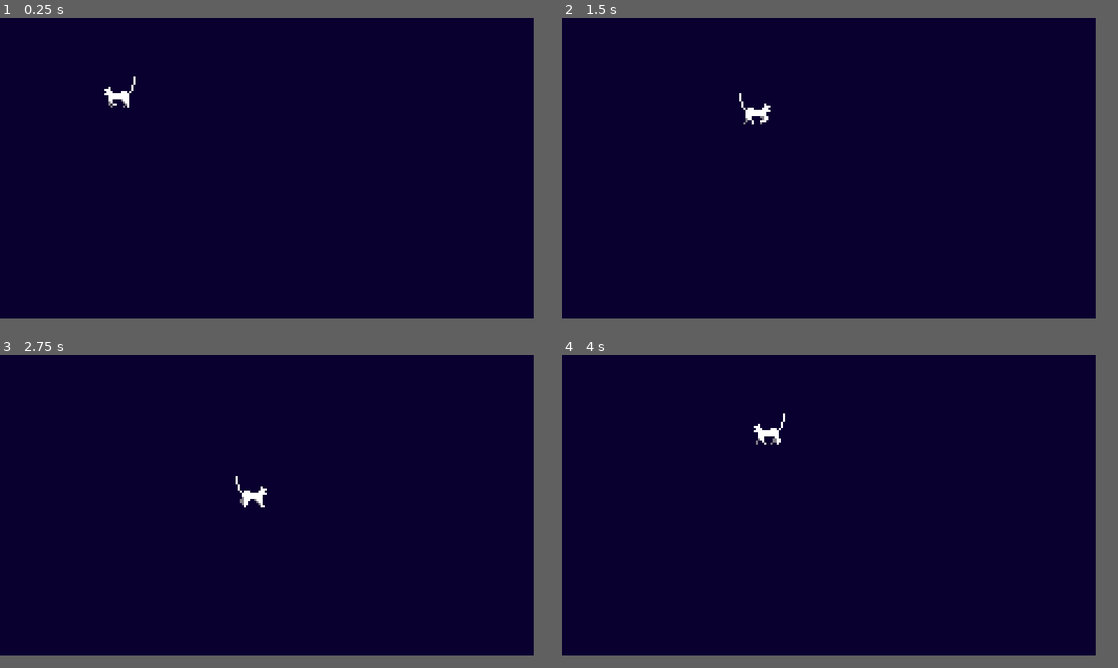
Above: before the commit, frames 1-4 (two rows, left to right).
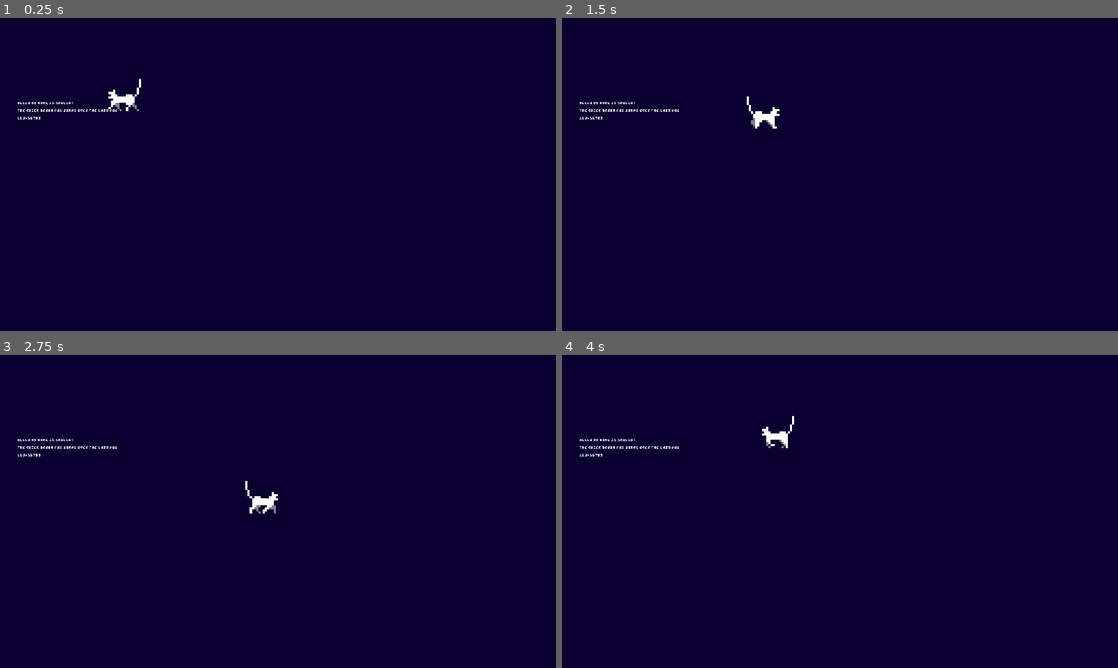
Above: after the commit, the same moments.

Repository: Daxidz/sunisgone
Game: Godot game, scene res://src/player/Main.tscn
Same seed, same stepped clock (60 frames per second), same inputs: the game is played once before the commit and once after it.
Inputs:
- Up to frame 1 (0.25 s): no input
- Up to frame 2 (1.5 s): tap Enter (ui_accept) at 0.5, 0.77 s; hold Right (ui_right) 0.53-1.28 s; hold Down (ui_down) from 1.28 s (still down)
- Up to frame 3 (2.75 s): tap Enter (ui_accept) at 1.52 s; release Down (ui_down) at 2.03 s; hold Right (ui_right) from 2.03 s (still down)
- Up to frame 4 (4 s): release Right (ui_right) at 2.78 s; hold Up (ui_up) 2.78-3.53 s; tap Enter (ui_accept) at 3.02, 3.77 s; hold Left (ui_left) from 3.53 s (still down)
In our replay, the window is 768x432 before the commit and 800x450 after it. These sizes can differ from the game's own. Grey fills any space a smaller window leaves; there, only what the larger window draws over its background counts as a difference.

The runs differ from the first frame. In frame 1, 0.4% of the frame differs, in the area x 3-26%, y 18-33%; in frame 2, 0.5%; in frame 3, 0.5%, in the area x 3-50%, y 26-51%; in frame 4, 0.5%.

Commit message:
Now having a Viewport to display the game at a low res in a 1920x1080 window.

Diff:
--- /dev/null
+++ b/assets/fonts/smolPixel.tres
@@ -0,0 +1,9 @@
+[gd_resource type="DynamicFont" load_steps=2 format=2]
+
+[ext_resource path="res://assets/fonts/smolpixel.ttf" type="DynamicFontData" id=1]
+
+[resource]
+size = 8
+extra_spacing_char = -1
+extra_spacing_space = 2
+font_data = ExtResource( 1 )
--- a/project.godot
+++ b/project.godot
@@ -21,11 +21,17 @@
 
 [display]
 
-window/size/width=256
-window/size/height=144
+window/size/width=1920
+window/size/height=1080
+window/vsync/vsync_via_compositor=true
 window/stretch/mode="viewport"
 window/stretch/aspect="keep"
 
+[editor_plugins]
+
+enabled=PoolStringArray( "smoothing" )
+
 [rendering]
 
+quality/2d/use_pixel_snap=true
 environment/default_environment="res://default_env.tres"
--- a/src/player/Cat.tscn
+++ b/src/player/Cat.tscn
@@ -56,7 +56,7 @@
 
 [node name="Sprite" type="AnimatedSprite" parent="."]
 frames = SubResource( 11 )
-frame = 6
+frame = 9
 speed_scale = 2.0
 playing = true
 
--- a/src/player/Main.tscn
+++ b/src/player/Main.tscn
@@ -1,22 +1,50 @@
-[gd_scene load_steps=2 format=2]
+[gd_scene load_steps=3 format=2]
 
 [ext_resource path="res://src/player/Cat.tscn" type="PackedScene" id=1]
-
+[ext_resource path="res://assets/fonts/smolPixel.tres" type="DynamicFont" id=2]
 
 [node name="Main" type="Node2D"]
 
-[node name="ColorRect" type="ColorRect" parent="."]
-margin_right = 477.0
-margin_bottom = 320.0
+[node name="CanvasLayer" type="CanvasLayer" parent="."]
+
+[node name="RichTextLabel" type="RichTextLabel" parent="CanvasLayer"]
+margin_left = 60.5933
+margin_top = 289.297
+margin_right = 449.593
+margin_bottom = 412.297
+custom_fonts/mono_font = ExtResource( 2 )
+custom_fonts/normal_font = ExtResource( 2 )
+custom_colors/default_color = Color( 1, 1, 1, 1 )
+text = "HELLO MY NAME IS SMOLCAT
+
+THE QUICK BROWN FOX JUMPS OVER THE LAZY DOG
+
+123456789"
+__meta__ = {
+"_edit_use_anchors_": false
+}
+
+[node name="ViewportContainer" type="ViewportContainer" parent="."]
+margin_right = 1920.0
+margin_bottom = 1080.0
+stretch = true
+__meta__ = {
+"_edit_use_anchors_": false
+}
+
+[node name="Viewport" type="Viewport" parent="ViewportContainer"]
+size = Vector2( 256, 144 )
+handle_input_locally = false
+render_target_update_mode = 3
+
+[node name="ColorRect" type="ColorRect" parent="ViewportContainer/Viewport"]
+margin_top = -1.0
+margin_right = 1914.0
+margin_bottom = 1090.0
 color = Color( 0.0431373, 0.00392157, 0.188235, 1 )
 __meta__ = {
 "_edit_use_anchors_": false
 }
 
-[node name="Cat" parent="ColorRect" instance=ExtResource( 1 )]
+[node name="Cat" parent="ViewportContainer/Viewport" instance=ExtResource( 1 )]
 position = Vector2( 59.5313, 29.9231 )
-
-[node name="Camera2D" parent="ColorRect/Cat/Cat" index="0"]
-current = false
-
-[editable path="ColorRect/Cat"]
Not shown, added: addons/smoothing/plugin.cfg
Not shown, added: addons/smoothing/smoothing.gd
Binary file added: addons/smoothing/smoothing.png
Not shown, added: addons/smoothing/smoothing.png.import
Not shown, added: addons/smoothing/smoothing_2d.gd
Binary file added: addons/smoothing/smoothing_2d.png
Not shown, added: addons/smoothing/smoothing_2d.png.import
Not shown, added: addons/smoothing/smoothing_plugin.gd
Binary file added: assets/fonts/smolpixel.ttf
Not shown, added: addons/smoothing/LICENSE
